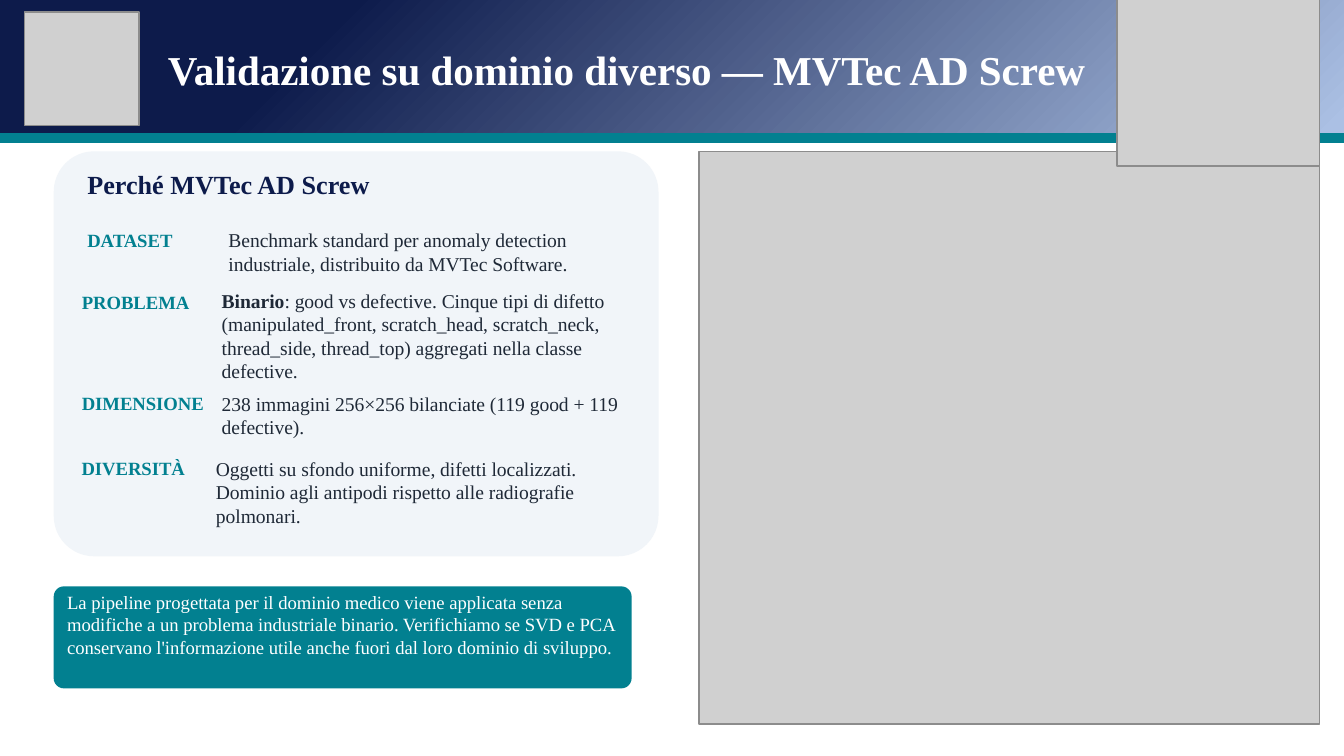
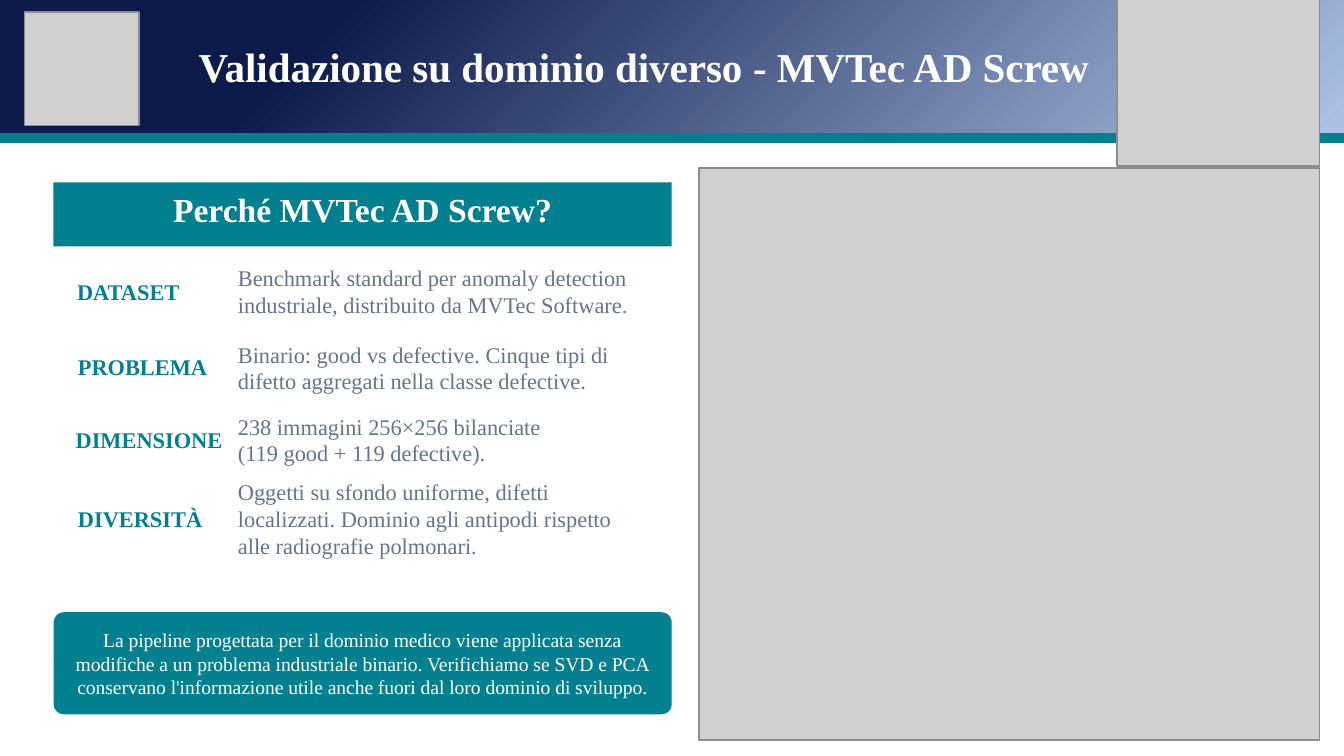
Before and after one commit to andreapatruno1/Image-Compression-and-Analysis, a slide deck: slide 18 of docs/SVD e PCA per l'analisi di immagini mediche.pptx. Drawn at 1344x756 pixels with LibreOffice and Linux fonts; fonts in the diff are those of the drawing; grey boxes stand for pictures. Boxes give left, top, right and bottom in pixels: in the first picture for what was removed or moved away, otherwise in the second. Text is boxed around its words. In the diff, an @@ line names an element or a change of style, - is before the commit and + after.

```diff
--- a/docs/SVD e PCA per l'analisi di immagini mediche.pptx
+++ b/docs/SVD e PCA per l'analisi di immagini mediche.pptx
@@ text at <box>199,53,1089,83</box>: text changed @@
-Validazione su dominio diverso — MVTec AD Screw
+Validazione su dominio diverso - MVTec AD Screw
@@ rounded rectangle removed at <box>54,152,659,556</box> @@
@@ picture: place and size @@
-picture at <box>699,152,1320,724</box>
+picture at <box>699,168,1320,741</box>
@@ rectangle "Perché MVTec AD Screw?": place and size @@
-rectangle "Perché MVTec AD Screw?" at <box>87,176,370,195</box>
+rectangle "Perché MVTec AD Screw?" at <box>54,183,672,247</box>
@@ rectangle "Perché MVTec AD Screw?" at <box>54,183,672,247</box>: fill none to #028090 @@
@@ text in rectangle at <box>173,198,552,223</box>: text changed; size 14 to 18 pt; text colour #0D1B4B to #FFFFFF @@
-Perché MVTec AD Screw
+Perché MVTec AD Screw?
@@ rectangle added at <box>54,210,672,578</box>, fill #FFFFFF @@
@@ size 10 to 12 pt; vertical alignment top to middle in 4 elements at <box>76,433,223,449</box>, <box>78,510,202,528</box>, <box>78,360,207,376</box>, <box>77,285,179,301</box> @@
@@ text "DATASET": place and size @@
-text "DATASET" at <box>87,234,172,247</box>
+text "DATASET" at <box>77,285,179,301</box>
@@ text "Benchmark standard per anomaly detection ...": place and size @@
-text "Benchmark standard per anomaly detection ..." at <box>228,233,567,274</box>
+text "Benchmark standard per anomaly detection ..." at <box>238,270,627,316</box>
@@ text "PROBLEMA": place and size @@
-text "PROBLEMA" at <box>82,296,190,309</box>
+text "PROBLEMA" at <box>78,360,207,376</box>
@@ text at <box>238,347,608,394</box>: text changed; size 10.5 to 12 pt; text colour #1F2937 to #64748B @@
-Binario: good vs defective. Cinque tipi di difetto (manipulated_front, scratch_head, scratch_neck, thread_side, thread_top) aggregati nella classe defective.
+Binario: good vs defective. Cinque tipi di difetto aggregati nella classe defective.
@@ text "Binario: good vs defective. Cinque ..." at <box>238,347,608,394</box>: vertical alignment top to middle @@
@@ text "DIMENSIONE": place and size @@
-text "DIMENSIONE" at <box>82,397,204,411</box>
+text "DIMENSIONE" at <box>76,433,223,449</box>
@@ size 10.5 to 12 pt, text colour #1F2937 to #64748B; vertical alignment top to middle in 3 elements at <box>238,270,627,316</box>, <box>238,484,611,559</box>, <box>238,419,541,466</box> @@
@@ text "238 immagini 256×256 bilanciate (119 ...": place and size @@
-text "238 immagini 256×256 bilanciate (119 ..." at <box>222,397,618,438</box>
+text "238 immagini 256×256 bilanciate (119 ..." at <box>238,419,541,466</box>
@@ text "Oggetti su sfondo uniforme, difetti ...": place and size @@
-text "Oggetti su sfondo uniforme, difetti ..." at <box>216,462,577,527</box>
+text "Oggetti su sfondo uniforme, difetti ..." at <box>238,484,611,559</box>
@@ text "DIVERSITÀ": place and size @@
-text "DIVERSITÀ" at <box>82,461,185,476</box>
+text "DIVERSITÀ" at <box>78,510,202,528</box>
@@ rounded rectangle: place and size @@
-rounded rectangle at <box>54,586,632,688</box>
+rounded rectangle at <box>54,613,672,715</box>
@@ text "La pipeline progettata per il ...": place and size @@
-text "La pipeline progettata per il ..." at <box>67,596,616,658</box>
+text "La pipeline progettata per il ..." at <box>76,633,650,699</box>
@@ text "La pipeline progettata per il ..." at <box>76,633,650,699</box>: size 10 to 10.5 pt; alignment left to centre @@
```
Also in this commit, not shown: 10 other slides changed.
